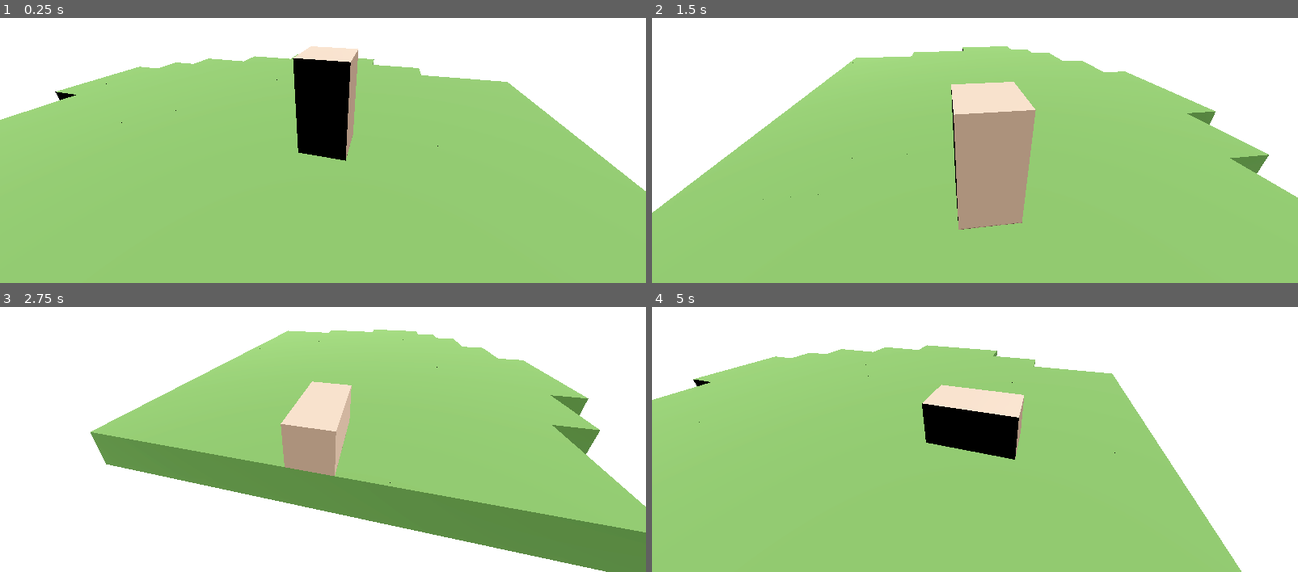
Above: before the commit, frames 1-4 (two rows, left to right).
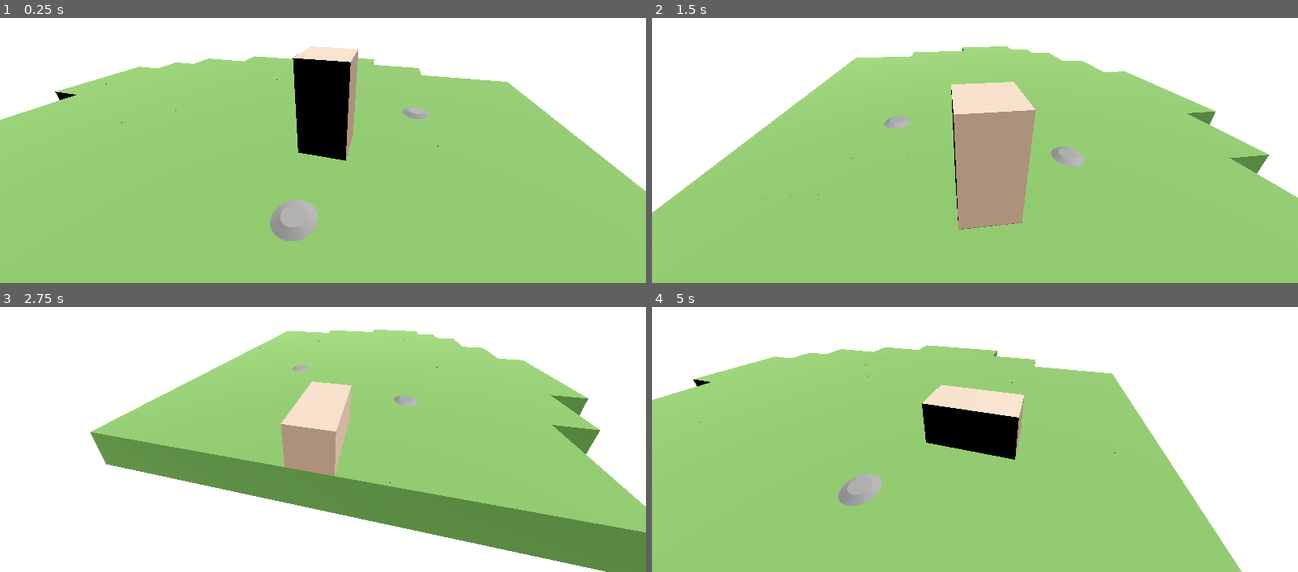
Above: after the commit, the same moments.

Repository: Mijak203/null-pointer
Game: Godot game, scene res://levels/level_test.tscn
Two runs of this game, one before a commit and one after it. Both use one fixed random seed, a clock stepped at 60 frames per second and the inputs below.
Inputs:
- Up to frame 1 (0.25 s): no input
- Up to frame 2 (1.5 s): tap Enter (ui_accept) at 0.5, 0.77 s; hold Right (ui_right) 0.53-1.28 s; tap Q (camera_left) at 0.6 s; hold Down (ui_down) from 1.28 s (still down); tap E (camera_right) at 1.35 s
- Up to frame 3 (2.75 s): tap Enter (ui_accept) at 1.52 s; release Down (ui_down) at 2.03 s; hold Right (ui_right) from 2.03 s (still down); tap Q (camera_left) at 2.1 s
- Up to frame 4 (5 s): release Right (ui_right) at 2.78 s; hold Up (ui_up) 2.78-3.53 s; tap E (camera_right) at 2.85, 4.35 s; tap Enter (ui_accept) at 3.02, 3.77, 4.52 s; hold Left (ui_left) from 3.53 s (still down); tap Q (camera_left) at 3.6 s

The runs differ from the first frame. In frame 1, 1.0% of the frame differs, in the area x 41-67%, y 33-85%; in frame 2, 0.4%; in frame 3, 0.2%; in frame 4, 0.6%.

Commit message:
working teleport

Diff:
--- a/components/portal/portal.gd
+++ b/components/portal/portal.gd
@@ -1,12 +1,13 @@
 extends Area3D
-@onready var cube: CharacterBody3D = get_node("/root/World/Cube")
+
+@onready var cube: Node3D = get_parent().get_node("Cube")
 @export var teleport_destination : Area3D
 func _ready() -> void:
 
 	cube.teleport.connect(on_teleport)
 
 func on_teleport(colliderName):
-
+	print("cos")
 	if self.name ==colliderName:
 		var destination = self.teleport_destination.global_position
 		cube.global_position = destination
--- a/components/portal/portal.tscn
+++ b/components/portal/portal.tscn
@@ -1,4 +1,6 @@
-[gd_scene load_steps=3 format=3 uid="uid://bkkp6u111wvj1"]
+[gd_scene load_steps=4 format=3 uid="uid://bkkp6u111wvj1"]
+
+[ext_resource type="Script" uid="uid://caolw4vtnxb7x" path="res://components/portal/portal.gd" id="1_6j5fy"]
 
 [sub_resource type="CylinderShape3D" id="CylinderShape3D_im6ty"]
 height = 0.15
@@ -8,6 +10,8 @@
 height = 0.15
 
 [node name="Portal" type="Area3D"]
+collision_layer = 8
+script = ExtResource("1_6j5fy")
 
 [node name="CollisionShape3D" type="CollisionShape3D" parent="."]
 shape = SubResource("CylinderShape3D_im6ty")
--- a/levels/level_test.tscn
+++ b/levels/level_test.tscn
@@ -1,10 +1,11 @@
-[gd_scene load_steps=16 format=3 uid="uid://cdh6sracst7yp"]
+[gd_scene load_steps=17 format=3 uid="uid://btnpi1k17l3qh"]
 
 [ext_resource type="PackedScene" uid="uid://coq5ax1e4mv45" path="res://ui/ui.tscn" id="1_iho50"]
+[ext_resource type="PackedScene" uid="uid://bkkp6u111wvj1" path="res://components/portal/portal.tscn" id="1_y0s4v"]
 [ext_resource type="PackedScene" uid="uid://sgon0j5tpurb" path="res://components/camera_rig/camera_rig.tscn" id="2_3wh16"]
 [ext_resource type="Shader" uid="uid://cx11i2oumk8jr" path="res://res/sky.gdshader" id="2_4w0vo"]
 [ext_resource type="MeshLibrary" uid="uid://cwk15eg3qvxqv" path="res://res/mesh_lib.tres" id="3_5yd65"]
-[ext_resource type="PackedScene" path="res://entities/player/cube.tscn" id="4_eu8vo"]
+[ext_resource type="PackedScene" uid="uid://di70uixp7o0gy" path="res://entities/player/cube.tscn" id="4_eu8vo"]
 
 [sub_resource type="CurveTexture" id="CurveTexture_eu8vo"]
 
@@ -61,6 +62,14 @@
 
 [node name="Level_test" type="Node3D"]
 
+[node name="Portal2" parent="." node_paths=PackedStringArray("teleport_destination") instance=ExtResource("1_y0s4v")]
+transform = Transform3D(1, 0, 0, 0, 1, 0, 0, 0, 1, 2.5, 1, -1.5)
+teleport_destination = NodePath("../Portal")
+
+[node name="Portal" parent="." node_paths=PackedStringArray("teleport_destination") instance=ExtResource("1_y0s4v")]
+transform = Transform3D(1, 0, 0, 0, 1, 0, 0, 0, 1, 0.5, 1, 2.5)
+teleport_destination = NodePath("../Portal2")
+
 [node name="UI" parent="." instance=ExtResource("1_iho50")]
 
 [node name="WorldEnvironment" type="WorldEnvironment" parent="."]
--- a/project.godot
+++ b/project.godot
@@ -11,7 +11,7 @@
 [application]
 
 config/name="null-pointer"
-run/main_scene="uid://cdh6sracst7yp"
+run/main_scene="uid://btnpi1k17l3qh"
 config/features=PackedStringArray("4.5", "Forward Plus")
 config/icon="res://icon.svg"
 
